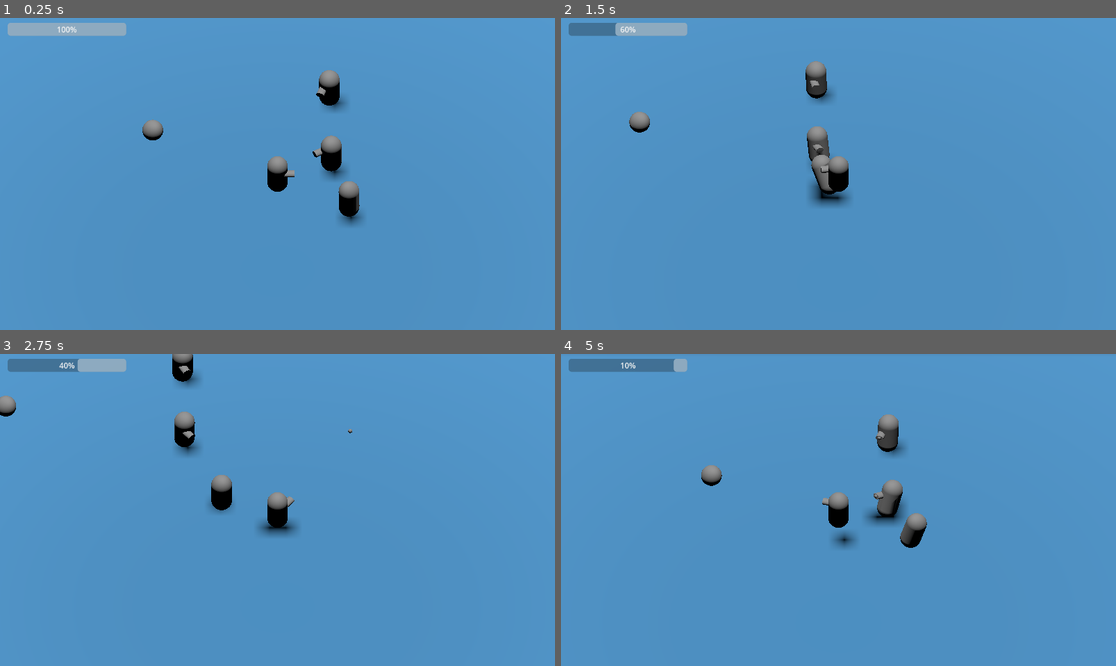
Above: before the commit, frames 1-4 (two rows, left to right).
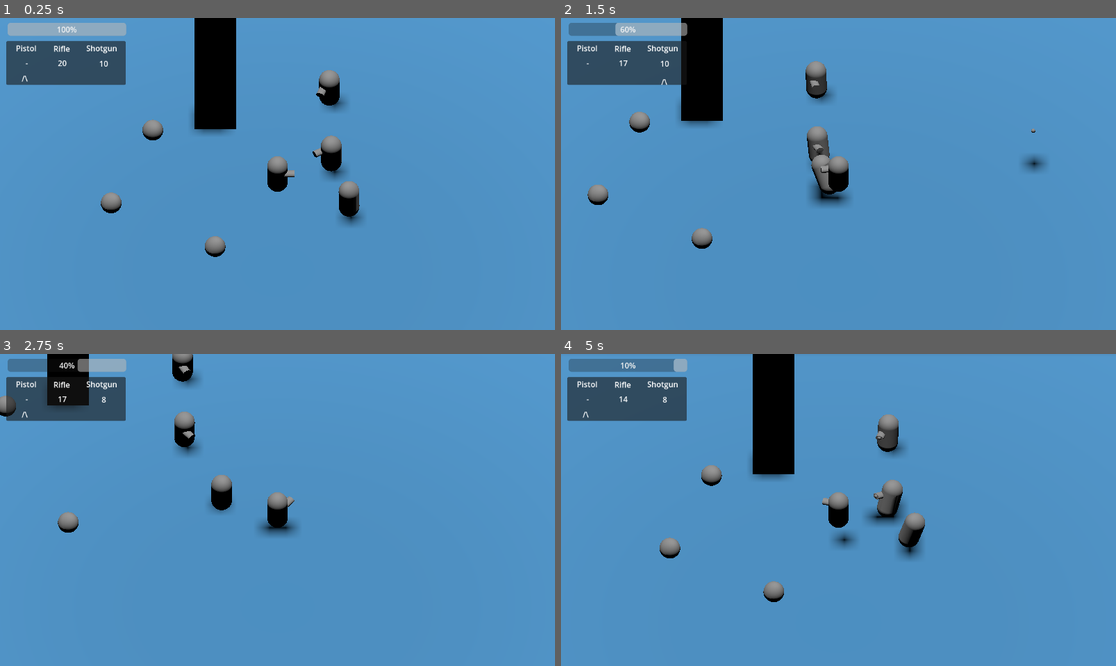
Above: after the commit, the same moments.

Repository: CalebJep/hackusu2023
Game: Godot game, scene res://main.tscn
The game is run twice, just before and just after one commit, with the same random seed, the same clock (stepped at 60 frames per second) and the same inputs. The engine's default icon, where the game draws it, is replaced by a stand-in: a white triangle on a blue panel in a dark square.
Inputs (mouse positions are in pixels of both pictures, inside the frame that each line leads up to):
- Up to frame 1 (0.25 s): no input
- Up to frame 2 (1.5 s): move the mouse to (960, 158) at 0.52 s; press the mouse at (960, 158) at 0.53 s; hold D (move_right) 0.53-1.28 s; tap Space (jump) at 0.77 s; tap Tab (swap, bound only after the commit) at 0.8, 1.35 s; move the mouse to (727, 189) at 1.27 s; release the mouse at (727, 189) at 1.28 s; hold S (move_back) from 1.28 s (still down)
- Up to frame 3 (2.75 s): tap Space (jump) at 1.52 s; click (166, 525) at 1.55 s; move the mouse to (333, 441) at 2.02 s; release S (move_back) at 2.03 s; press the mouse at (333, 441) at 2.03 s; hold D (move_right) from 2.03 s (still down); tap Tab (swap, bound only after the commit) at 2.3 s
- Up to frame 4 (5 s): move the mouse to (810, 572) at 2.77 s; release D (move_right) at 2.78 s; release the mouse at (810, 572) at 2.78 s; hold W (move_forward) 2.78-3.53 s; tap Tab (swap, bound only after the commit) at 2.85, 3.8, 4.35 s; tap Space (jump) at 3.02, 3.77, 4.52 s; click (810, 572) at 3.05 s; move the mouse to (1005, 556) at 3.52 s; press the mouse at (1005, 556) at 3.53 s; hold A (move_left) from 3.53 s (still down); move the mouse to (672, 463) at 4.27 s; release the mouse at (672, 463) at 4.28 s; click (672, 463) at 4.55 s

The runs differ from the first frame. In frame 1, 6.2% of the frame differs, in the area x 1-43%, y 0-77%; in frame 2, 6.1%; in frame 3, 3.8%; in frame 4, 6.7%, in the area x 1-66%, y 0-80%.

Commit message:
Added weapon types and ammo

Diff:
--- /dev/null
+++ b/GunPanel.gd
@@ -0,0 +1,31 @@
+extends Panel
+
+@onready var character = get_node("/root/Main/Character")
+
+# Called when the node enters the scene tree for the first time.
+func _ready():
+	select_weapon(character.weapons[character.equiped_weapon])
+	$RifleAmmo.text = str(character.rifle_ammo)
+	$ShotgunAmmo.text = str(character.shotgun_ammo)
+
+
+func _on_character_change_weapon():
+	select_weapon(character.weapons[character.equiped_weapon])
+
+func select_weapon(weapon):
+	if weapon == "pistol":
+		$PistolSelect.show()
+		$RifleSelect.hide()
+		$ShotgunSelect.hide()
+	elif weapon == "rifle":
+		$PistolSelect.hide()
+		$RifleSelect.show()
+		$ShotgunSelect.hide()
+	elif weapon == "shotgun":
+		$PistolSelect.hide()
+		$RifleSelect.hide()
+		$ShotgunSelect.show()
+
+func _on_character_change_ammo():
+	$RifleAmmo.text = str(character.rifle_ammo)
+	$ShotgunAmmo.text = str(character.shotgun_ammo)
--- a/MeshInstance3D.gd
+++ /dev/null
@@ -1,11 +0,0 @@
-extends MeshInstance3D
-
-
-# Called when the node enters the scene tree for the first time.
-func _ready():
-	pass # Replace with function body.
-
-
-# Called every frame. 'delta' is the elapsed time since the previous frame.
-func _process(delta):
-	pass
--- a/bullet.gd
+++ b/bullet.gd
@@ -11,7 +11,7 @@
 	if target:
 		if target.get_collider().has_method("hit"):
 			target.get_collider().hit(damage)
-			queue_free()
+		queue_free()
 
 func initialize(source, start_position, angle):
 	# Set as player or enemy bullet
--- a/character.gd
+++ b/character.gd
@@ -2,12 +2,22 @@
 
 signal damaged(damage)
 signal healed(healing)
+signal changeWeapon()
+signal changeAmmo()
 
 # Stores bullets
 @export var bullet_scene: PackedScene
 
-# Track Healtha
+# Track Health
 @export var health = 10
+
+# Define weapons
+var weapons = ["pistol", "rifle", "shotgun"]
+var equiped_weapon = 0
+
+# Track ammo
+@export var shotgun_ammo = 10
+@export var rifle_ammo = 20
 
 const SPEED = 5.0
 const JUMP_VELOCITY = 4.5
@@ -26,11 +36,18 @@
 		velocity.y = JUMP_VELOCITY
 
 	# Handle Shoot.
-	if Input.is_action_pressed("shoot"):
+	if Input.is_action_just_pressed("shoot") && weapons[equiped_weapon] == "pistol":
+		shoot("pistol")
+	if Input.is_action_just_pressed("shoot") && weapons[equiped_weapon] == "shotgun":
+		shoot("shotgun")
+	if Input.is_action_pressed("shoot") && weapons[equiped_weapon] == "rifle":
 		if $GunCooldown.is_stopped():
-			shoot()
-			$GunCooldown.start(0.25)
+			$GunCooldown.start(0.20)
+			shoot("rifle")
 
+	# Handle Swap.
+	if Input.is_action_just_pressed("swap"):
+		swap_weapon()
 
 	# Get the input direction and handle the movement/deceleration.
 	# As good practice, you should replace UI actions with custom gameplay actions.
@@ -55,16 +72,42 @@
 	var angle = screen_pos.angle_to_point(mouse_pos)
 	rotation.y = -angle + offset
 
-func shoot():
-	# Create a bullet instance and add it to the scene.
-	var bullet = bullet_scene.instantiate()
-
+func shoot(gun):
 	# Get the location and angle of the bullet
 	var bullet_spawn_location = $GunModel/BulletSpawner.global_position
 	var angle = rotation
 
-	get_node("/root/Main").add_child(bullet)
-	bullet.initialize("player", bullet_spawn_location, angle)
+	if gun == "pistol":
+		var bullet = bullet_scene.instantiate()
+		bullet.initialize("player", bullet_spawn_location, angle)
+		get_node("/root/Main").add_child(bullet)
+	elif gun == "rifle":
+		if rifle_ammo > 0:
+			var bullet = bullet_scene.instantiate()
+			bullet.initialize("player", bullet_spawn_location, angle)
+			get_node("/root/Main").add_child(bullet)
+			rifle_ammo -= 1
+	elif gun == "shotgun":
+		if shotgun_ammo > 0:
+			var bullet = bullet_scene.instantiate()
+			bullet.initialize("player", bullet_spawn_location, Vector3(angle.x, angle.y-0.25, angle.z))
+			get_node("/root/Main").add_child(bullet)
+			bullet = bullet_scene.instantiate()
+			bullet.initialize("player", bullet_spawn_location, Vector3(angle.x, angle.y-0.125, angle.z))
+			get_node("/root/Main").add_child(bullet)
+			bullet = bullet_scene.instantiate()
+			bullet.initialize("player", bullet_spawn_location, Vector3(angle.x, angle.y, angle.z))
+			get_node("/root/Main").add_child(bullet)
+			bullet = bullet_scene.instantiate()
+			bullet.initialize("player", bullet_spawn_location, Vector3(angle.x, angle.y+0.125, angle.z))
+			get_node("/root/Main").add_child(bullet)
+			bullet = bullet_scene.instantiate()
+			bullet.initialize("player", bullet_spawn_location, Vector3(angle.x, angle.y+0.25, angle.z))
+			get_node("/root/Main").add_child(bullet)
+			shotgun_ammo -= 1
+
+	emit_signal("changeAmmo")
+
 
 func hit(damage):
 	health -= damage
@@ -75,3 +118,17 @@
 func heal(healing):
 	health += healing
 	emit_signal("healed", healing)
+
+func add_ammo(type, amount):
+	if type == "rifle":
+		rifle_ammo += amount
+	elif type == "shotgun":
+		shotgun_ammo += amount
+	emit_signal("changeAmmo")
+
+
+func swap_weapon():
+	equiped_weapon += 1
+	if equiped_weapon > 2:
+		equiped_weapon = 0
+	emit_signal("changeWeapon")
--- a/main.tscn
+++ b/main.tscn
@@ -1,12 +1,14 @@
-[gd_scene load_steps=11 format=3 uid="uid://bkjiok1m3cgjs"]
+[gd_scene load_steps=13 format=3 uid="uid://upf1o1mk1k47"]
 
-[ext_resource type="PackedScene" uid="uid://damodg7vlykkg" path="res://character.tscn" id="1_4ifcc"]
+[ext_resource type="PackedScene" uid="uid://d3qfhx3iw68qy" path="res://character.tscn" id="1_4ifcc"]
 [ext_resource type="Script" path="res://HealthBar.gd" id="1_d7am8"]
 [ext_resource type="Texture2D" uid="uid://bawnnb1rhguwv" path="res://icon.png" id="1_v4bxo"]
-[ext_resource type="Script" path="res://MeshInstance3D.gd" id="2_ylno0"]
+[ext_resource type="Script" path="res://GunPanel.gd" id="2_ooi7e"]
 [ext_resource type="PackedScene" uid="uid://d337rcjme8qh3" path="res://enemygun.tscn" id="4_30cvs"]
 [ext_resource type="PackedScene" uid="uid://rbxbstf2x601" path="res://health_pickup.tscn" id="6_rvstv"]
 [ext_resource type="PackedScene" uid="uid://bjxxmlpi65jkc" path="res://enemy_melee.tscn" id="7_k4qu7"]
+[ext_resource type="PackedScene" uid="uid://ba5nyxhqkyhrg" path="res://rifle_ammo_pickup.tscn" id="9_hehu8"]
+[ext_resource type="PackedScene" uid="uid://nvqlswmfqw1o" path="res://shotgun_ammo_pickup.tscn" id="10_vnc52"]
 
 [sub_resource type="StandardMaterial3D" id="StandardMaterial3D_pkiib"]
 albedo_texture = ExtResource("1_v4bxo")
@@ -35,6 +37,91 @@
 fill_mode = 1
 script = ExtResource("1_d7am8")
 
+[node name="GunPanel" type="Panel" parent="UI"]
+layout_mode = 0
+offset_left = 13.0
+offset_top = 48.0
+offset_right = 261.0
+offset_bottom = 139.0
+script = ExtResource("2_ooi7e")
+
+[node name="PistolSelect" type="Label" parent="UI/GunPanel"]
+layout_mode = 0
+offset_left = 32.0
+offset_top = 66.0
+offset_right = 54.0
+offset_bottom = 92.0
+text = "/\\"
+
+[node name="RifleSelect" type="Label" parent="UI/GunPanel"]
+layout_mode = 0
+offset_left = 107.0
+offset_top = 73.0
+offset_right = 129.0
+offset_bottom = 99.0
+text = "/\\"
+
+[node name="ShotgunSelect" type="Label" parent="UI/GunPanel"]
+layout_mode = 0
+offset_left = 195.0
+offset_top = 73.0
+offset_right = 217.0
+offset_bottom = 99.0
+text = "/\\"
+
+[node name="Label" type="Label" parent="UI/GunPanel"]
+layout_mode = 0
+offset_left = 166.0
+offset_top = 3.0
+offset_right = 231.0
+offset_bottom = 29.0
+text = "Shotgun"
+
+[node name="Label2" type="Label" parent="UI/GunPanel"]
+layout_mode = 1
+anchors_preset = -1
+anchor_bottom = 2.121
+offset_left = 98.0
+offset_top = 4.0
+offset_right = 146.0
+offset_bottom = -157.011
+text = "Rifle"
+
+[node name="Label3" type="Label" parent="UI/GunPanel"]
+layout_mode = 0
+offset_left = 20.0
+offset_top = 3.0
+offset_right = 63.0
+offset_bottom = 29.0
+text = "Pistol"
+
+[node name="RifleAmmo" type="Label" parent="UI/GunPanel"]
+layout_mode = 0
+offset_left = 89.0
+offset_top = 34.0
+offset_right = 145.0
+offset_bottom = 75.0
+text = "-"
+horizontal_alignment = 1
+
+[node name="ShotgunAmmo" type="Label" parent="UI/GunPanel"]
+layout_mode = 0
+offset_left = 175.0
+offset_top = 35.0
+offset_right = 231.0
+offset_bottom = 76.0
+text = "-"
+horizontal_alignment = 1
+
+[node name="PistolAmmo" type="Label" parent="UI/GunPanel"]
+layout_mode = 0
+offset_left = 15.0
+offset_top = 34.0
+offset_right = 71.0
+offset_bottom = 75.0
+text = "-"
+horizontal_alignment = 1
+
 [node name="Floor" type="StaticBody3D" parent="."]
 transform = Transform3D(1, 0, 0, 0, 1, 0, 0, 0, 1, 0, -0.512921, 0)
 collision_layer = 4
@@ -42,9 +129,19 @@
 
 [node name="MeshInstance3D" type="MeshInstance3D" parent="Floor"]
 mesh = SubResource("BoxMesh_xqenq")
-script = ExtResource("2_ylno0")
 
 [node name="CollisionShape3D" type="CollisionShape3D" parent="Floor"]
+shape = SubResource("BoxShape3D_wpool")
+
+[node name="Wall" type="StaticBody3D" parent="."]
+transform = Transform3D(-0.04, 0, 0, 0, 9.936, 0, 0, 0, -0.03, -3, 4.48708, -5)
+collision_layer = 4
+collision_mask = 0
+
+[node name="MeshInstance3D" type="MeshInstance3D" parent="Wall"]
+mesh = SubResource("BoxMesh_xqenq")
+
+[node name="CollisionShape3D" type="CollisionShape3D" parent="Wall"]
 shape = SubResource("BoxShape3D_wpool")
 
 [node name="Character" parent="." instance=ExtResource("1_4ifcc")]
@@ -80,5 +177,13 @@
 [node name="EnemyMelee" parent="." instance=ExtResource("7_k4qu7")]
 transform = Transform3D(1, 0, 0, 0, 1, 0, 0, 0, 1, 4, 1, 2)
 
+[node name="RifleAmmoPickup" parent="." instance=ExtResource("9_hehu8")]
+transform = Transform3D(1, 0, 0, 0, 1, 0, 0, 0, 1, -8, 1, 2)
+
+[node name="RifleAmmoPickup2" parent="." instance=ExtResource("10_vnc52")]
+transform = Transform3D(1, 0, 0, 0, 1, 0, 0, 0, 1, -3, 1, 5)
+
+[connection signal="changeAmmo" from="Character" to="UI/GunPanel" method="_on_character_change_ammo"]
+[connection signal="changeWeapon" from="Character" to="UI/GunPanel" method="_on_character_change_weapon"]
 [connection signal="damaged" from="Character" to="UI/HealthBar" method="_on_character_damaged"]
 [connection signal="healed" from="Character" to="UI/HealthBar" method="_on_character_healed"]
--- a/project.godot
+++ b/project.godot
@@ -61,6 +61,11 @@
 "events": [Object(InputEventMouseButton,"resource_local_to_scene":false,"resource_name":"","device":-1,"window_id":0,"a …(241 unchanged characters)…
 ]
 }
+swap={
+"deadzone": 0.5,
+"events": [Object(InputEventKey,"resource_local_to_scene":false,"resource_name":"","device":-1,"window_id":0,"alt_pressed":false,"shift_pressed":false,"ctrl_pressed":false,"meta_pressed":false,"pressed":false,"keycode":0,"physical_keycode":4194306,"key_label":0,"unicode":0,"echo":false,"script":null)
+]
+}
 
 [layer_names]
 
--- /dev/null
+++ b/rifle_ammo_pickup.gd
@@ -0,0 +1,8 @@
+extends Area3D
+
+@export var value = 10
+
+func _on_body_entered(body):
+	if (body.get_name() == "Character"):
+		body.add_ammo("rifle", value)
+		queue_free()
--- /dev/null
+++ b/rifle_ammo_pickup.tscn
@@ -0,0 +1,20 @@
+[gd_scene load_steps=4 format=3 uid="uid://ba5nyxhqkyhrg"]
+
+[ext_resource type="Script" path="res://rifle_ammo_pickup.gd" id="1_fqu2m"]
+
+[sub_resource type="SphereShape3D" id="SphereShape3D_mny5l"]
+
+[sub_resource type="SphereMesh" id="SphereMesh_cwh3n"]
+
+[node name="RifleAmmoPickup" type="Area3D"]
+transform = Transform3D(1, 0, 0, 0, 1, 0, 0, 0, 1, 0, 1, 0)
+script = ExtResource("1_fqu2m")
+
+[node name="CollisionShape3D" type="CollisionShape3D" parent="."]
+shape = SubResource("SphereShape3D_mny5l")
+
+[node name="MeshInstance3D" type="MeshInstance3D" parent="."]
+mesh = SubResource("SphereMesh_cwh3n")
+skeleton = NodePath("../CollisionShape3D")
+
+[connection signal="body_entered" from="." to="." method="_on_body_entered"]
--- /dev/null
+++ b/shotgun_ammo_pickup.gd
@@ -0,0 +1,8 @@
+extends Area3D
+
+@export var value = 5
+
+func _on_body_entered(body):
+	if (body.get_name() == "Character"):
+		body.add_ammo("shotgun", value)
+		queue_free()
--- /dev/null
+++ b/shotgun_ammo_pickup.tscn
@@ -0,0 +1,20 @@
+[gd_scene load_steps=4 format=3 uid="uid://nvqlswmfqw1o"]
+
+[ext_resource type="Script" path="res://shotgun_ammo_pickup.gd" id="1_xo8tq"]
+
+[sub_resource type="SphereShape3D" id="SphereShape3D_mny5l"]
+
+[sub_resource type="SphereMesh" id="SphereMesh_cwh3n"]
+
+[node name="ShotgunAmmoPickup" type="Area3D"]
+transform = Transform3D(1, 0, 0, 0, 1, 0, 0, 0, 1, 0, 1, 0)
+script = ExtResource("1_xo8tq")
+
+[node name="CollisionShape3D" type="CollisionShape3D" parent="."]
+shape = SubResource("SphereShape3D_mny5l")
+
+[node name="MeshInstance3D" type="MeshInstance3D" parent="."]
+mesh = SubResource("SphereMesh_cwh3n")
+skeleton = NodePath("../CollisionShape3D")
+
+[connection signal="body_entered" from="." to="." method="_on_body_entered"]
Not shown: 1 places in bullet.tscn that only renumber resources
Not shown: 1 places in character.tscn that only renumber resources
